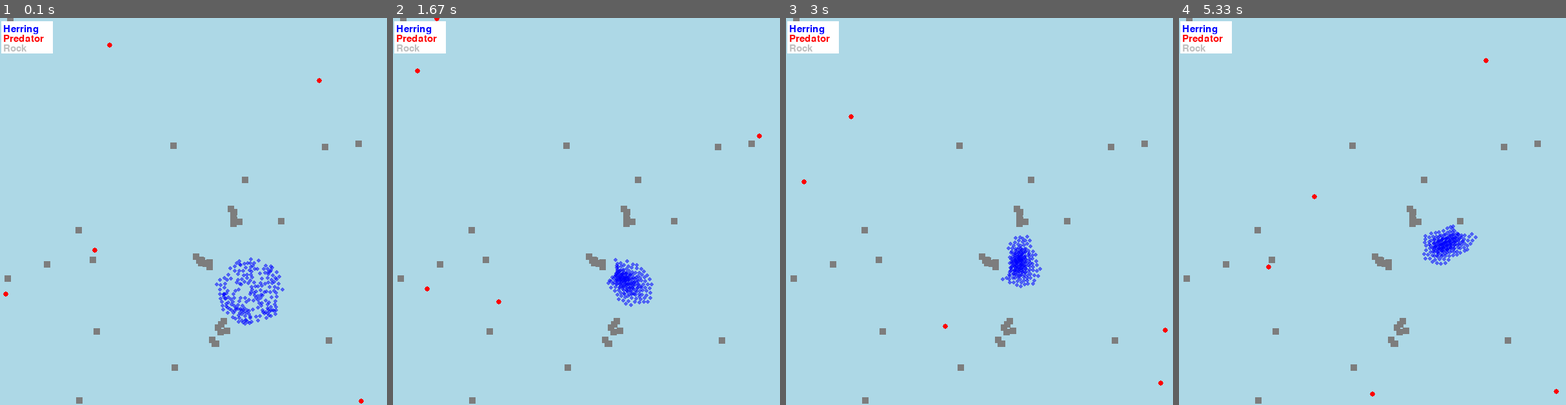
Above: before the commit, frames 1-4 (left to right).
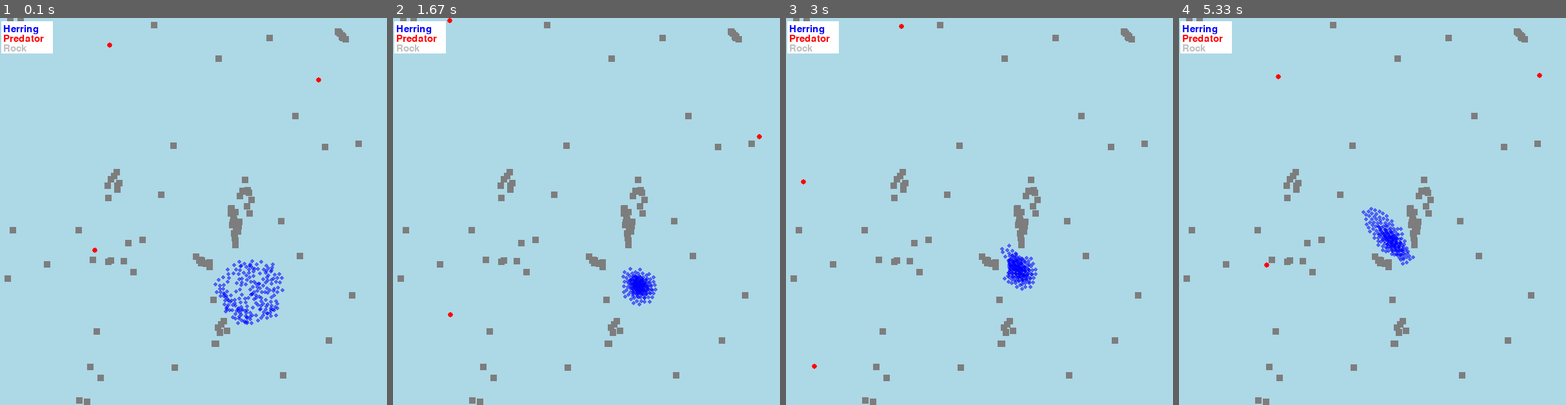
Above: after the commit, the same moments.

Repository: suus-stack/PCA
Game: pygame game, started from code/gamefish.py
Same seed, same stepped clock (60 frames per second), same inputs: the game is played once before the commit and once after it.
Inputs:
- Up to frame 1 (0.1 s): no input
- Up to frame 2 (1.67 s): no input
- Up to frame 3 (3 s): no input
- Up to frame 4 (5.33 s): no input

The runs differ from the first frame. In frame 1, 2.2% of the frame differs, in the area x 0-94%, y 0-100%; in frame 2, 2.0%; in frame 3, 1.8%; in frame 4, 2.8%, in the area x 2-99%, y 0-100%.

Commit message:
statistic test

Diff:
--- a/code/gamefish.py
+++ b/code/gamefish.py
@@ -972,6 +972,6 @@
     12: The influence of boids rules (int). Default set to 0.
     """
     doctest.testmod()
-    experiment_example = Experiment(200, 5, 20, 240, True, True, False, False, 32, 32, 6, 0)
+    experiment_example = Experiment(200, 3, 40, 60, True, True, False, False, 32, 32, 6, 0)
     return_values = experiment_example.run()
     print(return_values)
--- a/code/statistic_tests.py
+++ b/code/statistic_tests.py
@@ -40,8 +40,7 @@
     statistic_small_school_no_rocks, p_value_small_school_no_rocks = shapiro(values_small_school_no_rocks)
     statistic_large_school_no_rocks, p_value_large_school_no_rocks = shapiro(values_large_school_no_rocks)
 
-    # Influence school size in environment with rocks. Check if both data is normally
-    # distributed to determine the statistical test
+    # Influence school size in environment with rocks.
     if  p_value_large_school_rocks >= 0.05 and p_value_small_school_rocks >= 0.05:
         t_statistic, p_value = stats.ttest_ind(values_small_school_rocks, values_large_school_rocks)
         print(f'Small vs large school in environment with rocks. T-Statistic: {t_statistic}, p-Value: {p_value}')
@@ -49,8 +48,7 @@
         mw_statistic, p_value = stats.mannwhitneyu(values_small_school_rocks, values_large_school_rocks)
         print(f'Small vs large school in environment with rocks. Mann-Whitney U Statistic: {mw_statistic}, p-Value: {p_value}')
 
-    # Influence school size in environment without rocks. Check if both data is normally
-    # distributed to determine the statistical test
+    # Influence school size in environment without rocks.
     if  p_value_large_school_no_rocks >= 0.05 and p_value_small_school_no_rocks >= 0.05:
         t_statistic, p_value = stats.ttest_ind(values_small_school_no_rocks, values_large_school_no_rocks)
         print(f'Small vs large school in environment without rocks. T-Statistic: {t_statistic}, p-Value: {p_value}')
@@ -85,8 +83,7 @@
     statistic_no_p_3_no_r, p_value_no_p_3_no_r = shapiro(values_no_p_3_no_r)
     statistic_no_p_12_no_r, p_value_no_p_12_no_r = shapiro(values_no_p_12_no_r)
 
-    # Determine if introducing predators has significant influence. Check if both data
-    # is normally distributed to determine the statistical test
+    # Determine if introducing predators has significant influence.
     if p_value_no_p_6_no_r >= 0.05 and p_value_p_6_no_r >= 0.05:
         t_statistic, p_value = stats.ttest_ind(values_no_p_6_no_r, values_p_6_no_r)
         print(f'Effect introduction predators. T-Statistic: {t_statistic}, p-value: {p_value}')
@@ -94,8 +91,7 @@
         mw_statistic, p_value = stats.mannwhitneyu(values_no_p_6_no_r, values_p_6_no_r)
         print(f'Effect introduction predators. Mann-Whitney U Statistic: {mw_statistic}, p-value: {p_value}')
 
-    # Determine if introducing rocks has significant influence. Check if both data
-    # is normally distributed to determine the statistic test
+    # Determine if introducing rocks has significant influence.
     if p_value_no_p_6_no_r >= 0.05 and p_value_no_p_6_r >= 0.05:
         t_statistic, p_value = stats.ttest_ind(values_no_p_6_no_r, values_no_p_6_r)
         print(f'Effect introduction rocks. T-Statistic: {t_statistic}, p-value: {p_value}')
@@ -103,8 +99,7 @@
         mw_statistic, p_value = stats.mannwhitneyu(values_no_p_6_no_r, values_no_p_6_r)
         print(f'Effect introduction rocks. Mann-Whitney U Statistic: {mw_statistic}, p-value: {p_value}')
 
-    # Determine if a lower seperation distance has a significant influence. Check if
-    # both data is normally distributed to determine the statistic test
+    # Determine if a lower seperation distance has a significant influence.
     if p_value_no_p_6_no_r >= 0.05 and p_value_no_p_3_no_r >= 0.05:
         t_statistic, p_value = stats.ttest_ind(values_no_p_6_no_r, values_no_p_3_no_r)
         print(f'Effect smaller separation distance. T-Statistic: {t_statistic}, p-Value: {p_value}')
@@ -112,8 +107,7 @@
         mw_statistic, p_value = stats.mannwhitneyu(values_no_p_6_no_r, values_no_p_3_no_r)
         print(f'Effect smaller separation distance. Mann-Whitney U Statistic: {mw_statistic}, p-value: {p_value}')
 
-    # Determine if a higher seperation distance has a significant influence. Check if
-    # both data is normally distributed to determine the statistic test
+    # Determine if a higher seperation distance has a significant influence.
     if p_value_no_p_6_no_r >= 0.05 and p_value_no_p_12_no_r >= 0.05:
         t_statistic, p_value = stats.ttest_ind(values_no_p_6_no_r, values_no_p_12_no_r)
         print(f'Effect larger separation distance. T-Statistic: {t_statistic}, p-Value: {p_value}')
@@ -122,7 +116,14 @@
         print(f'Effect larger separation distance. Mann-Whitney U Statistic: {mw_statistic}, p-value: {p_value}')
 
 def significant_test_boidsrules(data):
+    """Function that determines if there is a significant difference in herring
+    killing rate when one of the Boid rules is weighted.
 
+    Parameters:
+    -----------
+    data: Dataframe
+        Datafframe with the values obtaint from the simulated experiments.
+    """
     # Perform tests for each pair
     comparison_pairs = [('no weighted boid rules', 'weighted seperation rule'),
                         ('no weighted boid rules', 'weighted alignment rule'),
--- a/code/visualisation.py
+++ b/code/visualisation.py
@@ -153,8 +153,8 @@
         list_std_killed_no_rocks.append(np.std(list_killed_herring_no_rocks))
 
     # Make a plot of the average number of killed herring vs the alignment distance
-    plot1 = plt.errorbar(list_alignment_distance, list_mean_killed_rocks, yerr=list_std_killed_rocks, fmt='o--', color='purple', markerfacecolor='blue', label='mean killed h + 1 SD with rocks', capsize=4)
-    plot2 = plt.errorbar(list_alignment_distance, list_mean_killed_no_rocks, yerr=list_std_killed_no_rocks, fmt='o--', color='red', markerfacecolor='pink', label='mean killed h + 1 SD without rocks', capsize=4)
+    plot1 = plt.errorbar(list_alignment_distance, list_mean_killed_rocks, yerr = list_std_killed_rocks, fmt = 'o--', color = 'purple', markerfacecolor = 'blue', label = 'mean killed h + 1 SD with rocks', capsize = 4)
+    plot2 = plt.errorbar(list_alignment_distance, list_mean_killed_no_rocks, yerr = list_std_killed_no_rocks, fmt = 'o--', color = 'red', markerfacecolor = 'pink', label = 'mean killed h + 1 SD without rocks', capsize = 4)
     plt.xlabel('Alignment distance')
     plt.ylabel('Average killed herring')
     plt.title('The average killed herring + 1 SD errorbars at different alignment distances')
@@ -174,10 +174,15 @@
         The number of simulations per experiment kind.
     time_simulation: Int
         The number of seconds the simulation runs.
+
+    Returns:
+    -----------
+    df_school_size: Dataframe
+        The datframe with the obtained data.
     """
     # Make empty dataframe with three columns
     column_names = ['School size', 'Proportion killed herring', 'Rocks']
-    df = pd.DataFrame(columns=column_names)
+    df_school_size = pd.DataFrame(columns=column_names)
 
     # Do a number of simulations
     for simulation in range(number_simulations):
@@ -186,25 +191,22 @@
         # Without rocks and with 200 herring
         values_dict = Experiment(200, 3, 0, time_simulation, True, True, False, False).run()
         new_row = pd.DataFrame([{'School size': 200, 'Proportion killed herring': values_dict['Killed_herring']/200, 'Rocks':'no'}])
-        df = pd.concat([df, new_row], ignore_index=True)
+        df_school_size = pd.concat([df_school_size, new_row], ignore_index=True)
 
         # With rocks and with 200 herring
         values_dict = Experiment(200, 3, 20, time_simulation, True, True, False, False).run()
         new_row = pd.DataFrame([{'School size': 200, 'Proportion killed herring': values_dict['Killed_herring']/200, 'Rocks':'yes'}])
-        df = pd.concat([df, new_row], ignore_index=True)
+        df_school_size = pd.concat([df_school_size, new_row], ignore_index=True)
 
         # Without rocks and with 400 herring
         values_dict = Experiment(400, 3, 0, time_simulation, True, True, False, False).run()
         new_row = pd.DataFrame([{'School size': 400, 'Proportion killed herring': values_dict['Killed_herring']/400, 'Rocks':'no'}])
-        df = pd.concat([df, new_row], ignore_index=True)
+        df_school_size  = pd.concat([df_school_size , new_row], ignore_index=True)
 
         # With rocks and with 400 herring
         values_dict = Experiment(400, 3, 20, time_simulation, True, True, False, False).run()
         new_row = pd.DataFrame([{ 'School size': 400, 'Proportion killed herring': values_dict['Killed_herring']/400, 'Rocks':'yes'}])
-        df = pd.concat([df, new_row], ignore_index=True)
-
-    # Do a statistical test
-    significant_test_school_size(df)
+        df_school_size = pd.concat([df_school_size , new_row], ignore_index=True)
 
     # Determine the colors for the plots
     colors_box = {'yes': 'peachpuff', 'no': 'lavender'}
@@ -212,8 +214,8 @@
 
     # Make a figure in which both the boxplot an stripplot are plotted
     plt.figure(figsize=(10, 6))
-    boxplot = sns.boxplot(x='School size', y='Proportion killed herring', hue='Rocks', data=df, palette=colors_box, width=0.8, dodge=True)
-    stripplot = sns.stripplot(x='School size', y='Proportion killed herring', hue='Rocks', data=df, dodge=True, palette=colors_strip)
+    boxplot = sns.boxplot(x = 'School size', y = 'Proportion killed herring', hue = 'Rocks', data = df_school_size, palette = colors_box, width = 0.8, dodge = True)
+    stripplot = sns.stripplot(x = 'School size', y = 'Proportion killed herring', hue = 'Rocks', data = df_school_size, dodge = True, palette = colors_strip)
     plt.title('Proportion killed herring in large and small schools, with and without rocks')
     plt.xlabel('Herring school size')
     plt.ylim(bottom=0)
@@ -222,13 +224,14 @@
     handles, labels = stripplot.get_legend_handles_labels()
     plt.legend(handles[0:2], labels[0:2], title='Rocks', loc='upper right')
     plt.show()
+
+    return df_school_size
 
 def influences_closeness_herring(number_simulations, time_simulation):
     """Function that makes a boxplot and scatterplot of the distribution of herring
     within the seperation distance of 6 for different seperation distances and by
     introducing 2 predators. The starting number of herring is set to 200 and the
-    herring start in a school. It also does a significance test to determine if
-    environmental changes significantly influence the school density.
+    herring start in a school.
 
     Parameters:
     -----------
@@ -236,10 +239,15 @@
         The number of simulations per experiment kind.
     time_simulation: Int
         The number of seconds the simulation runs.
+
+    Returns:
+    -----------
+    df_closeness: Dataframe
+        The datframe with the obtained data.
     """
     # Make empty dataframe with two columns
     column_names = ['Predator and separation distance', 'Times within separation distance']
-    df = pd.DataFrame(columns=column_names)
+    df_closeness = pd.DataFrame(columns=column_names)
 
     # Do a number of simulation without rocks and with 100 herring
     for simulation in range(number_simulations):
@@ -248,30 +256,27 @@
         # No predators, no rocks and default seperation distance (6)
         values_dict = Experiment(200, 0, 0, time_simulation, True, True, False, False, 32, 32, 6).run()
         new_row = pd.DataFrame([{'Predator and separation distance': 'no p + no r + s d = 6', 'Times within separation distance': values_dict['Herring_within_separation_distance']}])
-        df = pd.concat([df, new_row], ignore_index=True)
+        df_closeness = pd.concat([df_closeness, new_row], ignore_index=True)
 
         # No predators, 20 rocks and default seperation distance (6)
         values_dict = Experiment(200, 0, 20, time_simulation, True, True, False, False, 32, 32, 6).run()
         new_row = pd.DataFrame([{'Predator and separation distance': 'no p + 20 r + s d = 6', 'Times within separation distance': values_dict['Herring_within_separation_distance']}])
-        df = pd.concat([df, new_row], ignore_index=True)
+        df_closeness = pd.concat([df_closeness, new_row], ignore_index=True)
 
         # 2 predators, no rocks and default seperation distance (6)
         values_dict = Experiment(200, 2, 0, time_simulation, True, True, False, False, 32, 32, 6).run()
         new_row = pd.DataFrame([{'Predator and separation distance': '2 p + no r + s d = 6', 'Times within separation distance': values_dict['Herring_within_separation_distance']}])
-        df = pd.concat([df, new_row], ignore_index=True)
+        df_closeness = pd.concat([df_closeness, new_row], ignore_index=True)
 
         # No predators, no rocks and a seperation distance of 3
         values_dict = Experiment(200, 0, 0, time_simulation, True, True, False, False, 32, 32, 3).run()
         new_row = pd.DataFrame([{'Predator and separation distance': 'no p + no r + s d = 3', 'Times within separation distance': values_dict['Herring_within_separation_distance']}])
-        df = pd.concat([df, new_row], ignore_index=True)
+        df_closeness = pd.concat([df_closeness, new_row], ignore_index=True)
 
         # No predators, no rocks and a seperation distance of 12
         values_dict = Experiment(200, 0, 0, time_simulation, True, True, False, False, 32, 32, 12).run()
         new_row = pd.DataFrame([{'Predator and separation distance': 'no p + no r + s d = 12', 'Times within separation distance': values_dict['Herring_within_separation_distance']}])
-        df = pd.concat([df, new_row], ignore_index=True)
-
-    # Do a statistical test
-    significant_test_close(df)
+        df_closeness = pd.concat([df_closeness, new_row], ignore_index=True)
 
     # Determine the colors for the plots
     colors_box = {'no p + no r + s d = 6': 'mistyrose', '2 p + no r + s d = 6': 'paleturquoise', 'no p + 20 r + s d = 6': 'wheat', 'no p + no r + s d = 3':'aquamarine', 'no p + no r + s d = 12': 'plum'}
@@ -279,8 +284,8 @@
 
     # Make a figure in which both the boxplot an stripplot are plotted
     plt.figure(figsize=(10, 6))
-    boxplot = sns.boxplot(x='Predator and separation distance', y='Times within separation distance', hue = 'Predator and separation distance', data=df, palette=colors_box, width=0.6, legend=False)
-    stripplot = sns.stripplot(x='Predator and separation distance', y='Times within separation distance', hue = 'Predator and separation distance',  data=df, palette=colors_strip, legend=False)
+    boxplot = sns.boxplot(x='Predator and separation distance', y='Times within separation distance', hue = 'Predator and separation distance', data= df_closeness, palette=colors_box, width=0.6, legend=False)
+    stripplot = sns.stripplot(x='Predator and separation distance', y='Times within separation distance', hue = 'Predator and separation distance',  data= df_closeness, palette=colors_strip, legend=False)
 
     # Add legend
     ax = plt.gca()
@@ -299,6 +304,8 @@
     plt.xticks(fontsize=11)
     plt.show()
 
+    return df_closeness
+
 def influence_boid_rules(number_simulations, time_simulation):
     """Function that makes a boxplot the distribution of killed herring when different
     boid rules are most important.
@@ -309,13 +316,18 @@
         The number of simulations per experiment kind.
     time_simulation: Int
         The number of seconds the simulation runs.
+
+    Returns:
+    -----------
+    boids_rules_df: Dataframe
+        The datframe with the obtained data.
     """
     data_array_killed_herring = np.empty((number_simulations, 4))
 
     # Keep other parameters the same for all simulations
-    herring_nr = 150
-    predator_nr = 2
-    rock_nr = 10
+    herring_nr = 200
+    predator_nr = 3
+    rock_nr = 20
     simulation_duration = time_simulation
     extra_rocks = True
     start_school = True
@@ -331,16 +343,17 @@
 
             data_array_killed_herring[simulation, boids_influence_value] = return_values['Killed_herring']
 
-    print(data_array_killed_herring)
     boids_rules_df = pd.DataFrame(data_array_killed_herring, columns=['no weighted boid rules', 'weighted seperation rule','weighted alignment rule', 'weighted cohesion rule'])
-    print(boids_rules_df)
 
     # Create a boxplot of the different boid rules
     plt.figure(figsize=(10, 6))
     sns.boxplot(data=boids_rules_df)
     sns.stripplot(data=boids_rules_df, color='black', jitter=0.2, size=5)
-    plt.xlabel('Boids influence')
-    plt.ylabel('Killed herring')
+    ax = plt.gca()
+    ax.set_xticks([0, 1, 2, 3])
+    ax.set_xticklabels(['no weighted \n boid rules', 'weighted \n seperation rule','weighted\n alignment rule', 'weighted \ncohesion rule'], fontsize=11)
+    plt.xlabel('Boids influence', fontsize=11)
+    plt.ylabel('Killed herring', fontsize=11)
     plt.title('Boxplot of killed herring for different Boid rules')
     plt.show()
 
@@ -395,7 +408,6 @@
     # axs[1, 0].legend()
     # axs[1, 1]. legend()
 
-    # fig.legend()
     fig.legend(loc='upper center', bbox_to_anchor=(0.5, 1.0), ncol=3, fontsize='small', framealpha=1)
 
     for ax in axs.flat:
@@ -412,7 +424,7 @@
 
 if __name__ == "__main__":
     # Determine the influence of the boid rules
-    df_boid_killed = influence_boid_rules(5, 5)
+    df_boid_killed = influence_boid_rules(20, 30)
     significant_test_boidsrules(df_boid_killed)
 
     # Determine the influence of rocks on the killing rate
@@ -422,13 +434,15 @@
     influence_predator_number(20, 20, 30)
 
     # Determine the influence of the scoolsize
-    influence_school_size(20, 30)
+    df_school_size = influence_school_size(20, 30)
+    significant_test_school_size(df_school_size)
 
     # Determine the influence of the alignment distance
     influence_alignment_distance(20, 30)
 
     # Determine what influence if predators are more within the separation distance
-    influences_closeness_herring(20, 30)
+    df_closeness_herring = influences_closeness_herring(20, 30)
+    significant_test_close(df_closeness_herring)
 
     # Determine the influence of changes in the perception length
     visualizing_perception_change(30)
